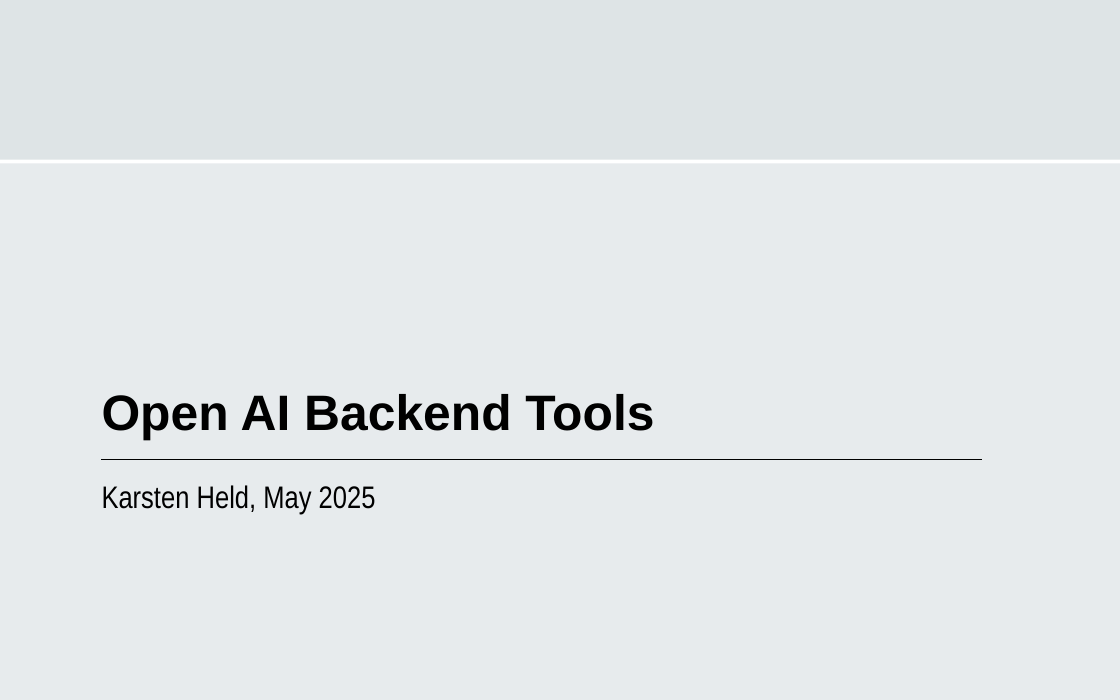
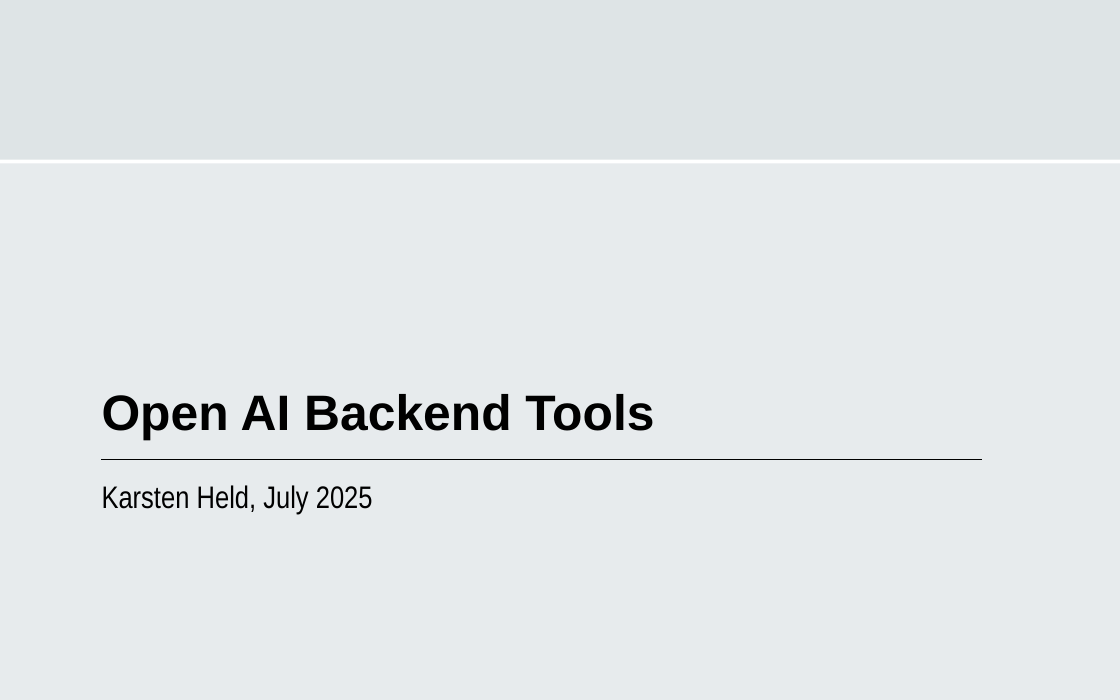
Before and after one commit to karstenheld3/OpenAI-BackendTools, a slide deck: slide 1 of OpenAI-BackendTools.pptx. Drawn at 1120x700 pixels with LibreOffice and Linux fonts; fonts in the diff are those of the drawing. Boxes give left, top, right and bottom in pixels: in the first picture for what was removed or moved away, otherwise in the second. Text is boxed around its words. In the diff, an @@ line names an element or a change of style, - is before the commit and + after.

```diff
--- a/OpenAI-BackendTools.pptx
+++ b/OpenAI-BackendTools.pptx
@@ subtitle at (x1=102, y1=485, x2=373, y2=513): text changed @@
-Karsten Held, May 2025
+Karsten Held, July 2025
```
Also in this commit, not shown: 2 other slides changed, 2 slides added, 3 other files.
